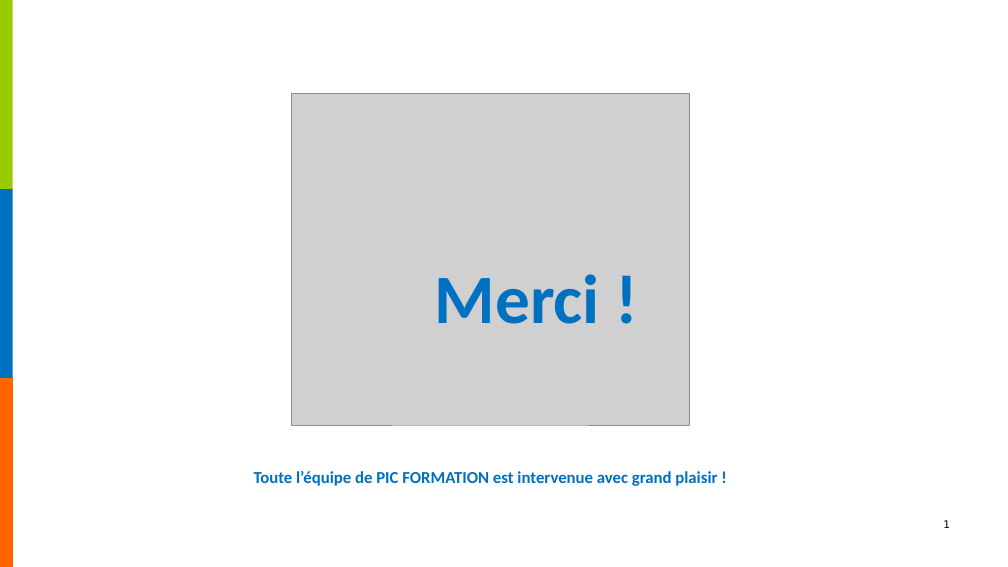
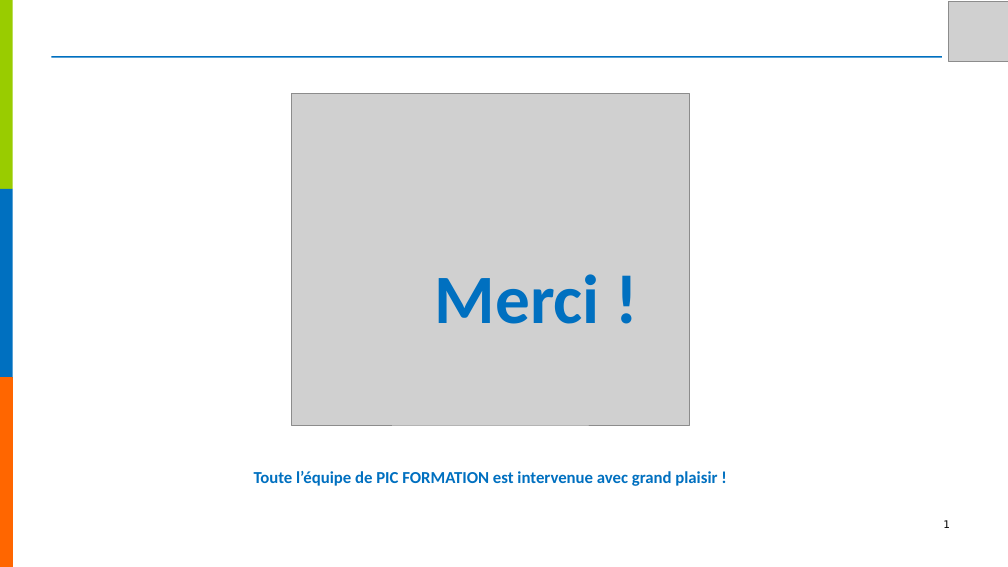
Before and after one commit to studio-catapulte/nefia-client-services, a slide deck: slide 1 of templates/commercial-closing.pptx. Drawn at 1008x567 pixels with LibreOffice and Linux fonts; fonts in the diff are those of the drawing; grey boxes stand for pictures; background and template pictures are left out. Boxes give left, top, right and bottom in pixels: in the first picture for what was removed or moved away, otherwise in the second. Text is boxed around its words. In the diff, an @@ line names an element or a change of style, - is before the commit and + after.

```diff
--- a/templates/commercial-closing.pptx
+++ b/templates/commercial-closing.pptx
@@ picture added at bbox=[948, 2, 1008, 61] @@
@@ line added from (51, 57) to (942, 57), #0070C0 1.5 pt @@
```
Also in this commit, not shown: 3 other slides changed, 3 other files.
